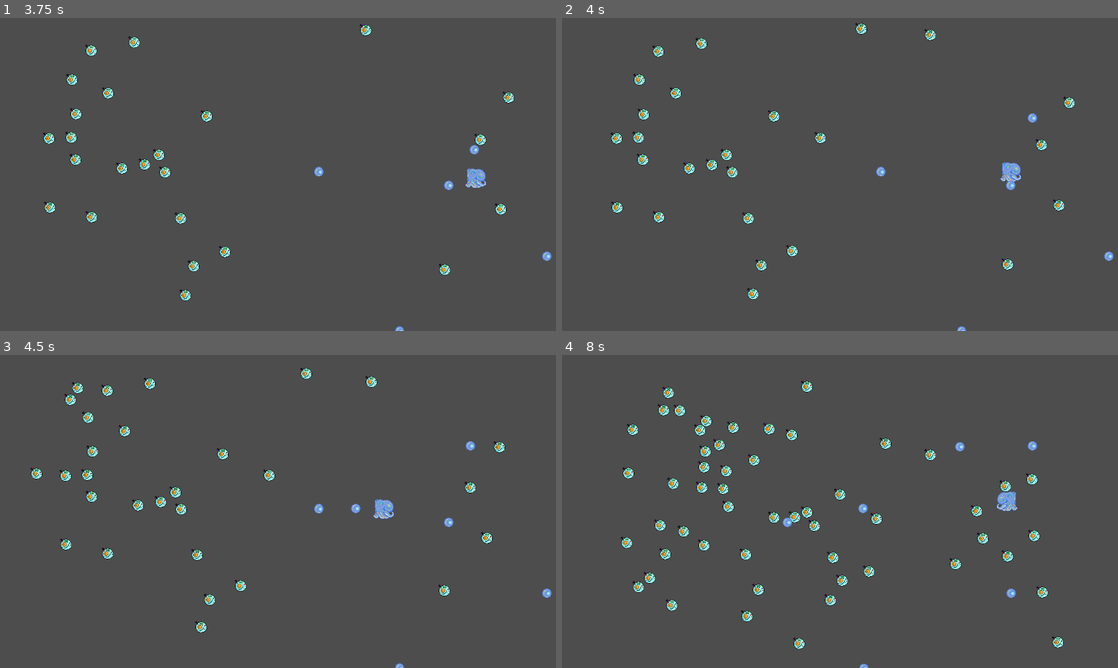
Above: before the commit, frames 1-4 (two rows, left to right).
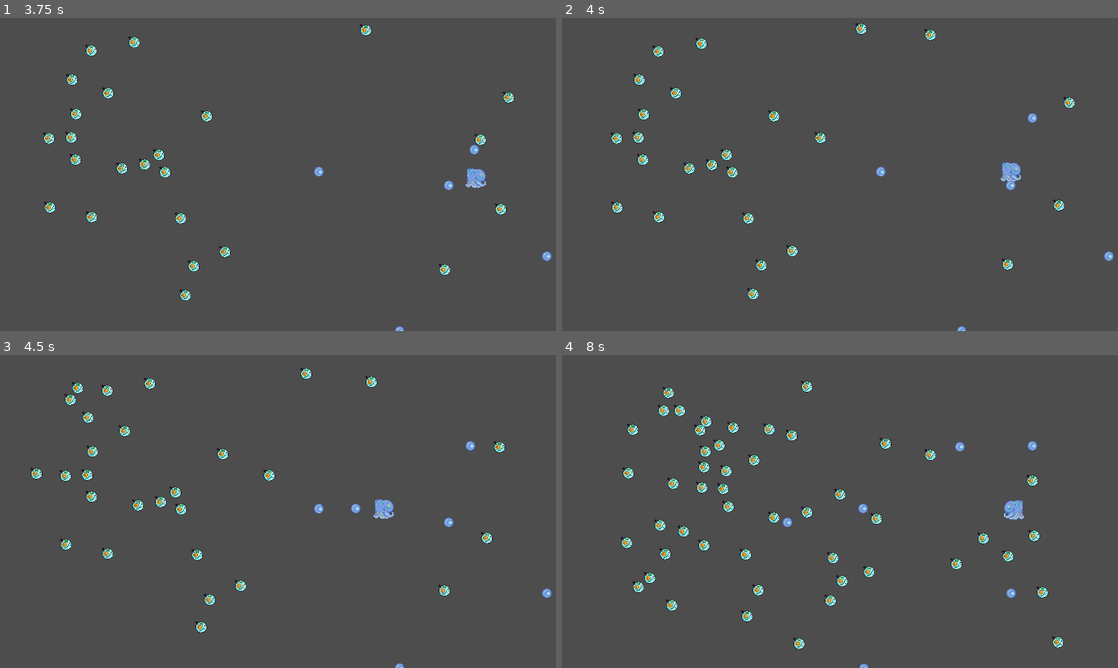
Above: after the commit, the same moments.

Repository: Igonorant/perfect-form
Game: Godot game, scene res://arenas/arena.tscn
The game is run twice, just before and just after one commit, with the same random seed, the same clock (stepped at 60 frames per second) and the same inputs.
Inputs:
- Up to frame 1 (3.75 s): hold Right (move_right) 0.53-1.28 s; tap Q (atk_q) every 0.75 s from 0.6 to 3.6 s; hold Down (move_down) 1.28-2.03 s; hold Right (move_right) 2.03-2.78 s; hold Up (move_up) 2.78-3.53 s; hold Left (move_left) from 3.53 s (still down)
- Up to frame 2 (4 s): keep holding Left (move_left)
- Up to frame 3 (4.5 s): keep holding Left (move_left); tap Q (atk_q) at 4.35 s
- Up to frame 4 (8 s): release Left (move_left) at 5.03 s; hold Down (move_down) 5.03-5.78 s; tap Q (atk_q) every 0.75 s from 5.1 to 7.35 s; hold Right (move_right) 5.78-6.53 s; hold Up (move_up) 6.53-7.28 s; hold Right (move_right) from 7.28 s (still down)

Frame 1 is identical in both runs. In frame 2, less than 0.1% of the frame differs, in the area x 85-88%, y 38-43%; in frame 3, less than 0.1%; in frame 4, 1.2%, in the area x 17-86%, y 15-81%.

Commit message:
Added hurtbox component

Diff:
--- a/characters/enemy.tscn
+++ b/characters/enemy.tscn
@@ -7,7 +7,7 @@
 [sub_resource type="CircleShape2D" id="CircleShape2D_nhupr"]
 radius = 12.1655
 
-[node name="Enemy" type="CharacterBody2D"]
+[node name="Enemy" type="CharacterBody2D" groups=["enemies"]]
 script = ExtResource("1_1ohc2")
 metadata/_edit_group_ = true
 
--- /dev/null
+++ b/components/hurt_box_component.gd
@@ -0,0 +1,7 @@
+class_name HurtBoxComponent
+extends Area2D
+
+signal hurt_body(body: Node2D)
+
+func _on_body_entered(body: Node2D) -> void:
+    hurt_body.emit(body)
--- /dev/null
+++ b/components/hurt_box_component.tscn
@@ -0,0 +1,8 @@
+[gd_scene load_steps=2 format=3 uid="uid://c2xqegxfit86j"]
+
+[ext_resource type="Script" uid="uid://bfxi8jj5hq1l8" path="res://components/hurt_box_component.gd" id="1_hur37"]
+
+[node name="HurtBoxComponent" type="Area2D"]
+script = ExtResource("1_hur37")
+
+[connection signal="body_entered" from="." to="." method="_on_body_entered"]
--- a/project.godot
+++ b/project.godot
@@ -25,6 +25,10 @@
 
 version_control/plugin_name="GitPlugin"
 version_control/autoload_on_startup=true
+
+[global_group]
+
+enemies=""
 
 [input]
 
--- a/traits/projectile.gd
+++ b/traits/projectile.gd
@@ -24,3 +24,7 @@
 
 func _on_life_timeout() -> void:
     queue_free()
+
+func _on_hurt_box_component_hurt_body(body: Node2D) -> void:
+    if (body.is_in_group("enemies")):
+        body.queue_free()
--- a/traits/projectile.tscn
+++ b/traits/projectile.tscn
@@ -1,11 +1,15 @@
-[gd_scene load_steps=5 format=3 uid="uid://ctbnto7f4ovr7"]
+[gd_scene load_steps=7 format=3 uid="uid://ctbnto7f4ovr7"]
 
 [ext_resource type="Script" uid="uid://q5868nlellyn" path="res://traits/projectile.gd" id="1_dgwo2"]
 [ext_resource type="Texture2D" uid="uid://jm4emo7kt814" path="res://assets/poderzin.png" id="1_qxf0c"]
 [ext_resource type="Script" uid="uid://djmqb2cpcmfek" path="res://components/velocity_component.gd" id="2_dgwo2"]
+[ext_resource type="PackedScene" uid="uid://c2xqegxfit86j" path="res://components/hurt_box_component.tscn" id="4_4mxer"]
 
 [sub_resource type="CircleShape2D" id="CircleShape2D_sxmqc"]
 radius = 11.0114
+
+[sub_resource type="CircleShape2D" id="CircleShape2D_4mxer"]
+radius = 11.0
 
 [node name="Projectile" type="Area2D"]
 script = ExtResource("1_dgwo2")
@@ -27,4 +31,12 @@
 wait_time = 5.0
 autostart = true
 
+[node name="HurtBoxComponent" parent="." instance=ExtResource("4_4mxer")]
+
+[node name="CollisionShape2D" type="CollisionShape2D" parent="HurtBoxComponent"]
+position = Vector2(0, 0.5)
+shape = SubResource("CircleShape2D_4mxer")
+debug_color = Color(1, 0, 0, 0.392157)
+
 [connection signal="timeout" from="Life" to="." method="_on_life_timeout"]
+[connection signal="hurt_body" from="HurtBoxComponent" to="." method="_on_hurt_box_component_hurt_body"]
Not shown, added: components/hurt_box_component.gd.uid
